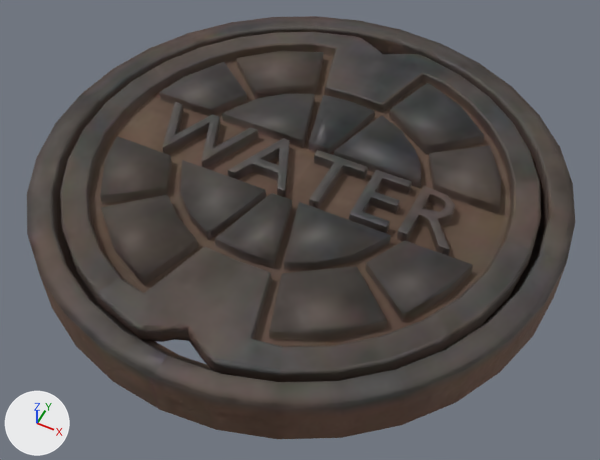
A saved change to the glTF model storby/assets/water_manhole_cover.glb.
Both versions are drawn from a 50 mm lens placed at (0.344, -0.69, 0.784), pointed at (0.018, -0.037, -0.032). The axes (+X, +Y, +Z) are drawn at lower left. The lights are the same throughout. The first picture is the older version. Where no turn or scale is listed for an object, it has been applied to the vertices. Vertices at exactly the same position are counted once.

Names of what the first picture shows: 'water_manhole_cover_frame'.
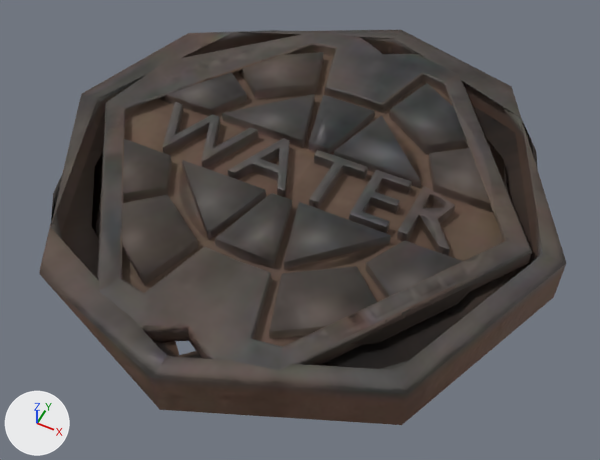
Pixel boxes [x1, y1, x2, y2] of what changed, in the pictures (600 x 460 px):
```json
{"object": "water_manhole_cover_frame", "change": "reshaped", "before": [27, 16, 575, 439], "after": [40, 30, 566, 425], "on screen": "7% shorter"}
{"part": 1, "of": "me_cylinder_008", "change": "deleted", "before": [27, 16, 575, 439]}
```

Scene script edits in JSON lines:
```json
{"block": "me_cylinder_008", "where": "# used by ob_water_manhole_cover_frame; location = (0.0, 0.0, 0.005)"}
{"op": "remove", "block": "me_cylinder_008", "code": "me_cylinder_008.from_pydata(...)  # 779 vertices, 1423 faces; spans x -0.345..0.345, y -0.345..0.345, z -0.034..0.034"}
{"op": "add", "block": "me_cylinder_008", "code": "me_cylinder_008.from_pydata(...)  # 424 vertices, 770 faces; spans x -0.345..0.345, y -0.345..0.345, z -0.034..0.034"}
{"block": "me_cylinder_008", "change": "me_cylinder_008 part 1: 355 vertices removed from x -0.339..0.339, y -0.339..0.339, z -0.034..0.034"}
```
